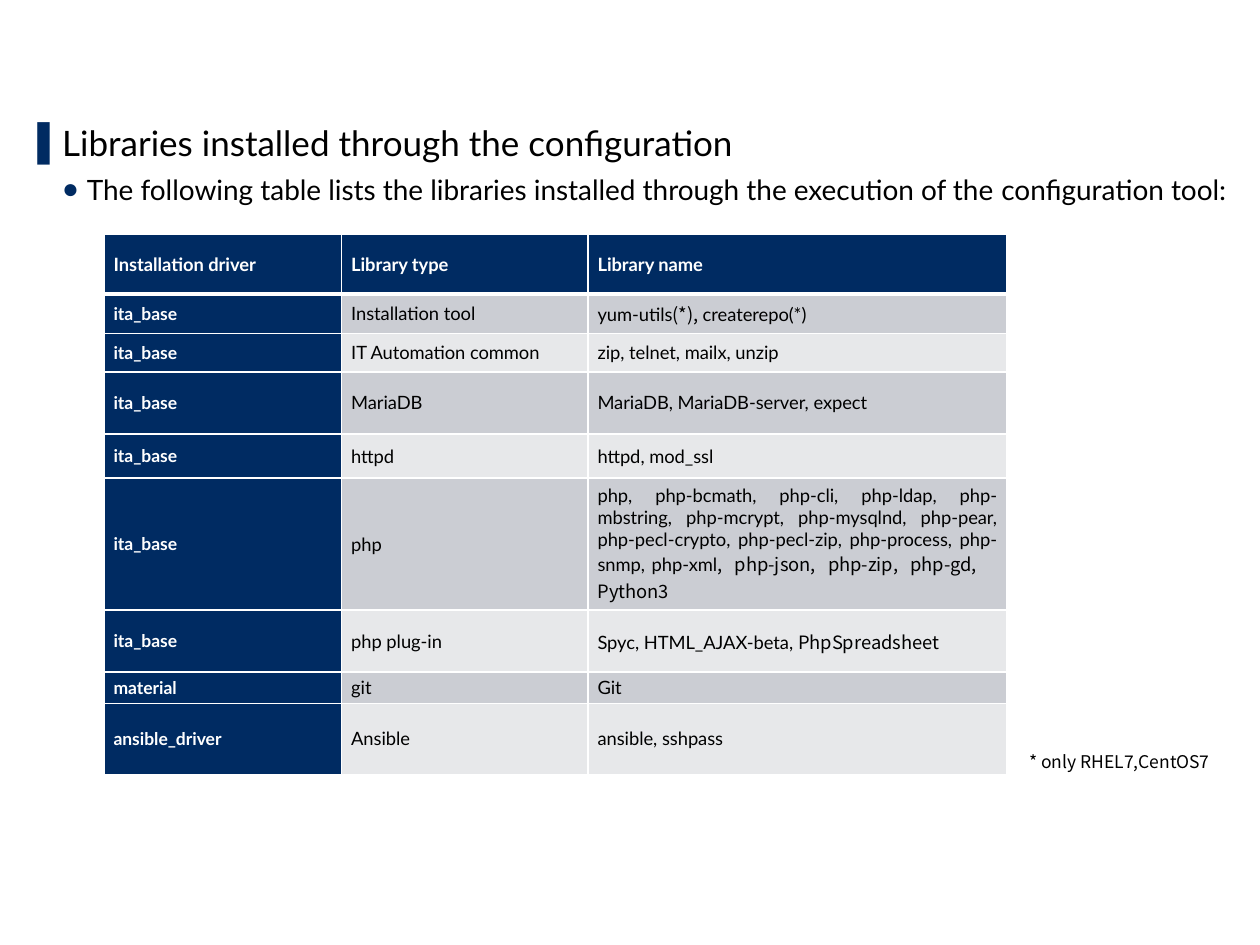
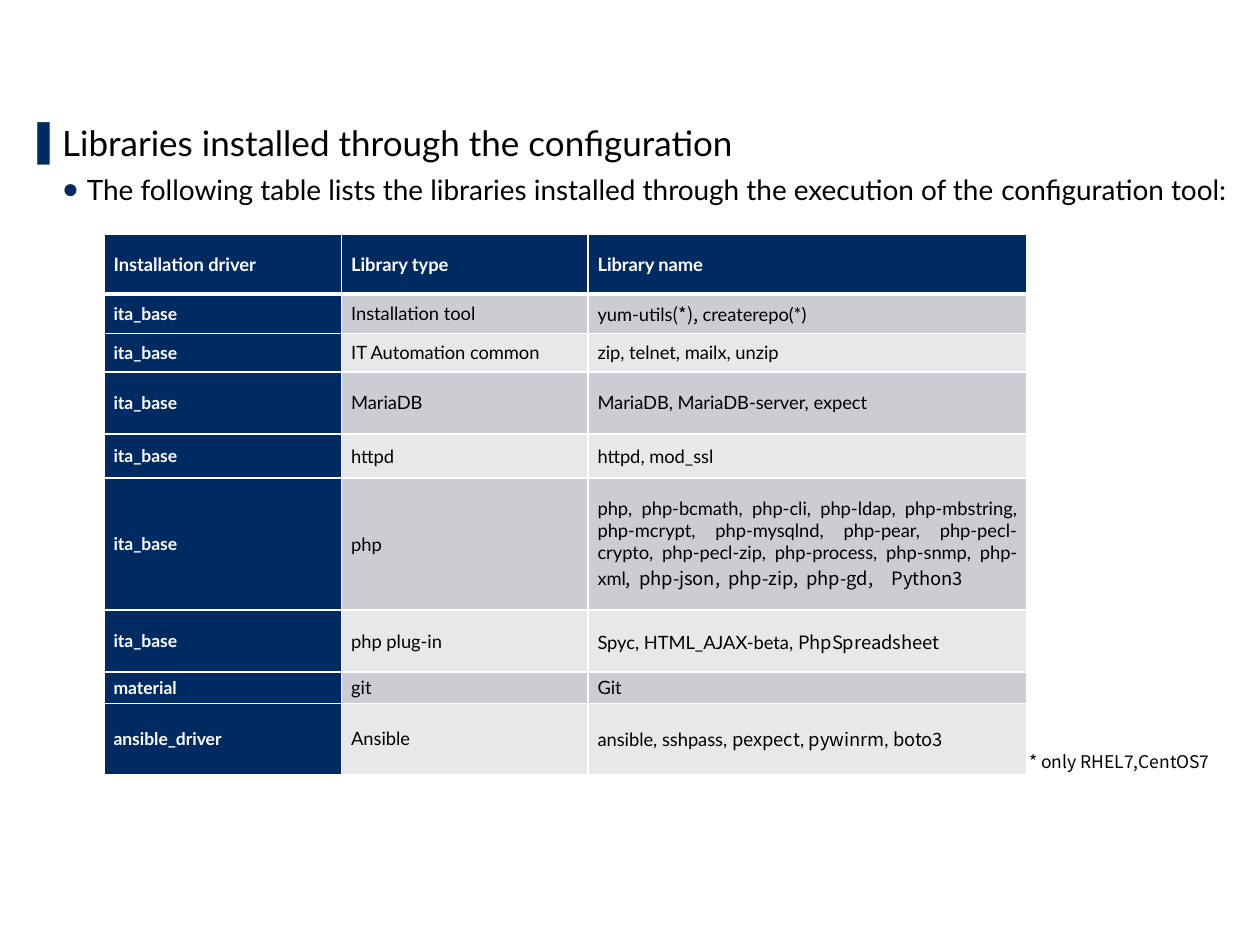
Before and after one commit to exastro-suite/it-automation-docs, a slide deck: slide 19 of asset/Learn/ITA-online-install_en.pptx. Drawn at 1260x945 pixels with LibreOffice and Linux fonts; fonts in the diff are those of the drawing; background and template pictures are left out. Boxes give left, top, right and bottom in pixels: in the first picture for what was removed or moved away, otherwise in the second. Text is boxed around its words. In the diff, an @@ line names an element or a change of style, - is before the commit and + after.

Commit message:
2020/04/28 09:04:35

```diff
--- a/asset/Learn/ITA-online-install_en.pptx
+++ b/asset/Learn/ITA-online-install_en.pptx
@@ table at (105, 234, 1028, 775) @@
-row 9, column 3: ansible, sshpass
+row 9, column 3: ansible, sshpass, pexpect, pywinrm, boto3
@@ table: place and size @@
-table at (105, 234, 1008, 775)
+table at (105, 234, 1028, 775)
```
Also in this commit, not shown: 2 other slides changed.
